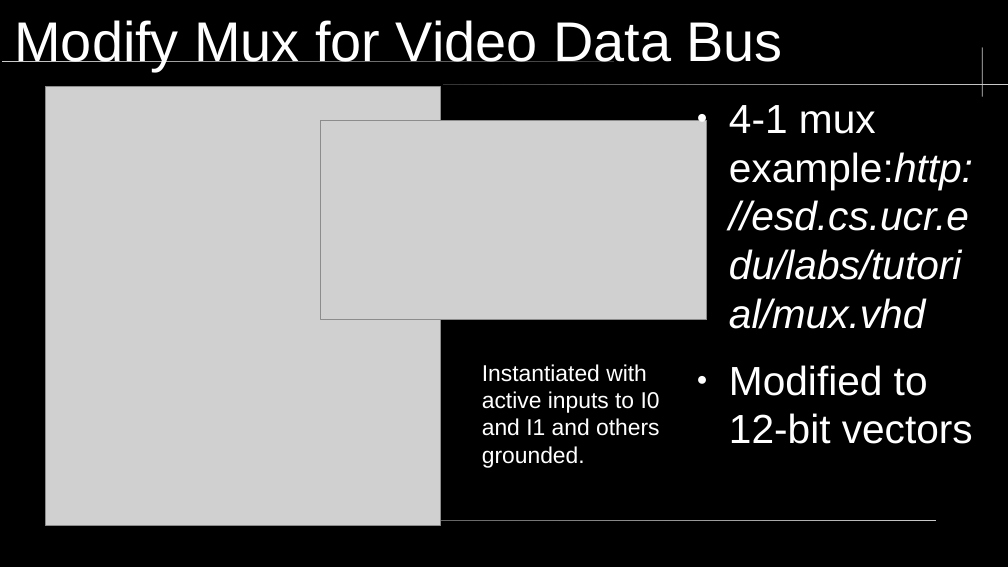
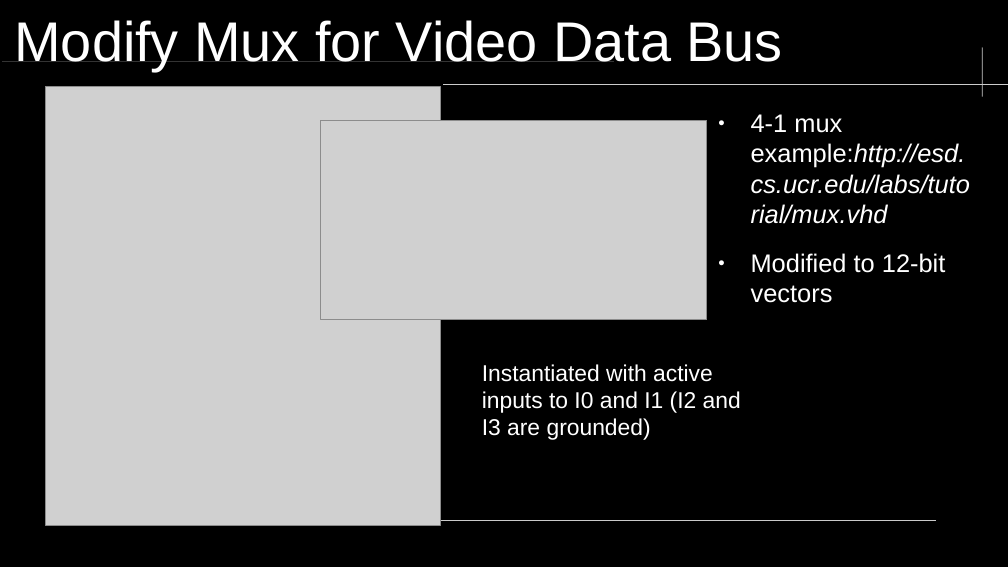
Before and after one commit to neiderm/retro_comp_fpga, a slide deck: slide 3 of docs/soc_t80_vga_mux.odp. Drawn at 1008x567 pixels with LibreOffice and Linux fonts; fonts in the diff are those of the drawing; grey boxes stand for pictures; background and template pictures are left out. Boxes give left, top, right and bottom in pixels: in the first picture for what was removed or moved away, otherwise in the second. Text is boxed around its words. In the diff, an @@ line names an element or a change of style, - is before the commit and + after.

```diff
--- a/docs/soc_t80_vga_mux.odp
+++ b/docs/soc_t80_vga_mux.odp
@@ text "4-1 mux example:http://esd.cs.ucr.edu/labs/tutorial/mux.vhd": place and size @@
-text "4-1 mux example:http://esd.cs.ucr.edu/labs/tutorial/mux.vhd" at bbox=[729, 105, 973, 444]
+text "4-1 mux example:http://esd.cs.ucr.edu/labs/tutorial/mux.vhd" at bbox=[751, 114, 970, 303]
@@ text "4-1 mux example:http://esd.cs.ucr.edu/labs/tutorial/mux.vhd" at bbox=[751, 114, 970, 303]: size 32 to 20 pt @@
@@ text at bbox=[482, 364, 741, 440]: text changed @@
-Instantiated with active inputs to I0 and I1 and others grounded.
+Instantiated with active inputs to I0 and I1 (I2 and I3 are grounded)
```
Also in this commit, not shown: 2 other slides changed, 2 slides added, 4 other files.
